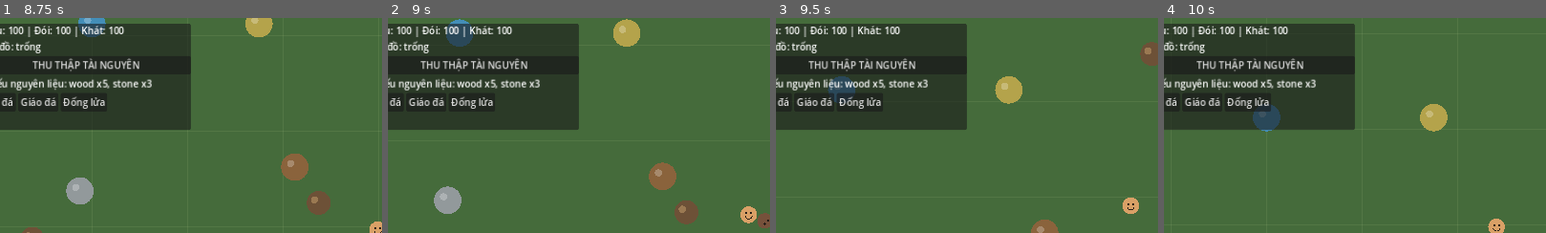
Above: before the commit, frames 1-4 (left to right).
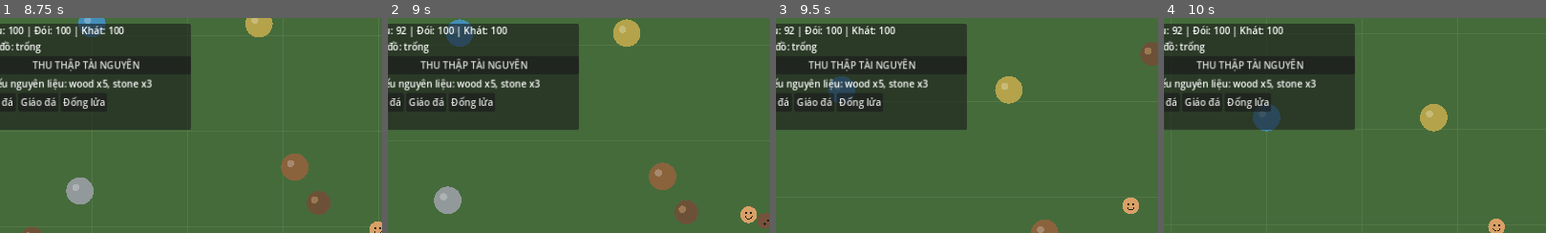
Above: after the commit, the same moments.

Repository: khanhhkt8-hub/Bo-Lac-Tien-Su.
Game: Godot game, scene res://Scenes/Main.tscn
The game is run twice, just before and just after one commit, with the same random seed, the same clock (stepped at 60 frames per second) and the same inputs.
Inputs:
- Up to frame 1 (8.75 s): click "THU THẬP TÀI NGUYÊN" at 0.5 s; click "Rìu đá" at 1.25 s; click "Giáo đá" at 2 s; click "Đống lửa" at 2.75 s; click "↑" at 3.5 s; click "←" at 4.25 s; click "↓" at 5 s; click "→" at 5.75 s; hold Right (ui_right) 6.53-7.28 s; hold Down (ui_down) 7.28-8.03 s; hold Right (ui_right) from 8.03 s (still down)
- Up to frame 2 (9 s): release Right (ui_right) at 8.78 s; hold Up (ui_up) from 8.78 s (still down)
- Up to frame 3 (9.5 s): keep holding Up (ui_up)
- Up to frame 4 (10 s): release Up (ui_up) at 9.53 s; hold Left (ui_left) from 9.53 s (still down)
The pictures show only the part of the screen within x 4-54%, y 1-51%; the shares and areas given below are measured in that part.

Frame 1 is identical in both runs. In frame 2, 0.7% of the frame differs, in the area x 2-33%, y 3-9%; in frame 3, 0.7%; in frame 4, 0.7%.

Commit message:
Connect enemy attacks to player survival health

Diff:
--- a/Scripts/Player/Player.gd
+++ b/Scripts/Player/Player.gd
@@ -28,6 +28,10 @@
 func collect_resource(resource_type: String, amount: int) -> void:
 	inventory.add_item(resource_type, amount)
 
+func take_damage(amount: float) -> void:
+	if is_instance_valid(survival_stats):
+		survival_stats.take_damage(amount)
+
 func gather_nearby() -> bool:
 	var nearest: ResourceNode
 	var nearest_distance := gather_distance
